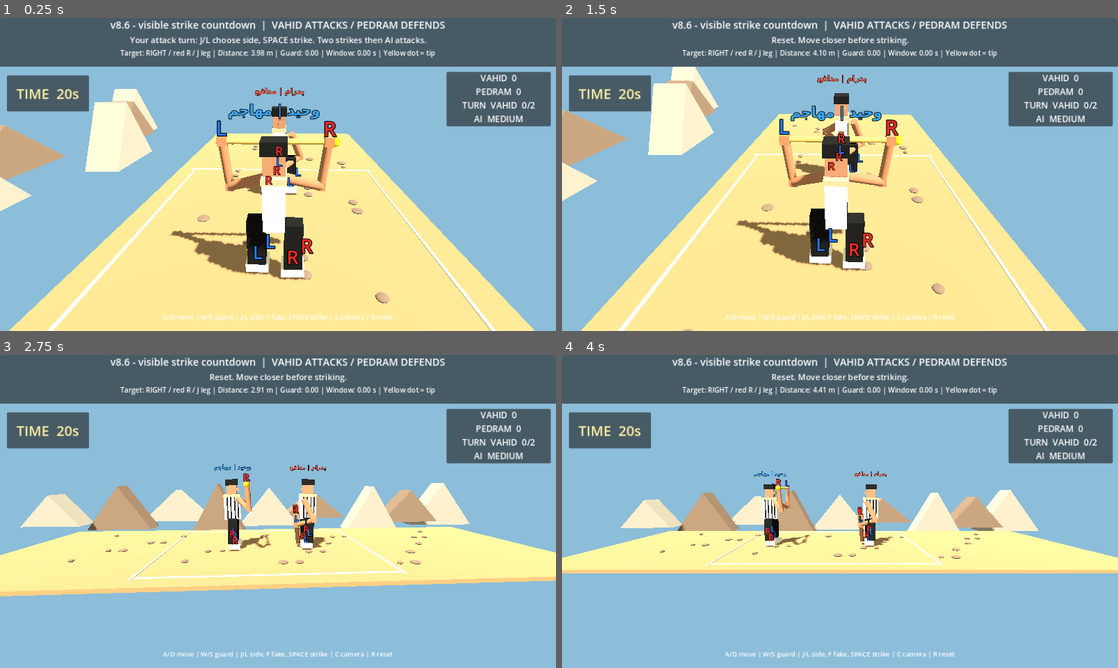
Above: before the commit, frames 1-4 (two rows, left to right).
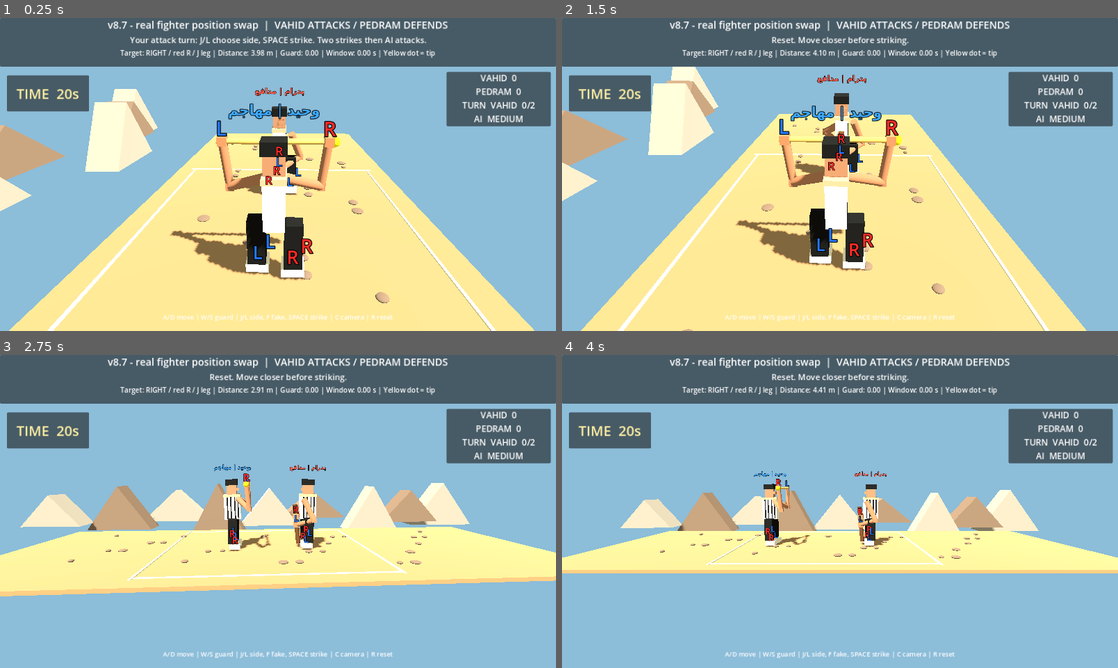
Above: after the commit, the same moments.

Repository: vahidainima-prog/tarke-darak-game
Game: Godot game, scene res://main.tscn
Same seed, same stepped clock (60 frames per second), same inputs: the game is played once before the commit and once after it.
Inputs:
- Up to frame 1 (0.25 s): no input
- Up to frame 2 (1.5 s): tap Enter at 0.5 s; hold D 0.53-1.28 s; tap R at 0.6, 1.35 s; tap Space at 0.77 s; hold S from 1.28 s (still down)
- Up to frame 3 (2.75 s): tap Space at 1.52 s; release S at 2.03 s; hold D from 2.03 s (still down); tap C at 2.1 s; tap R at 2.3 s
- Up to frame 4 (4 s): release D at 2.78 s; hold W 2.78-3.53 s; tap Tab at 2.85 s; tap Space at 3.02, 3.77 s; tap R at 3.05, 3.8 s; hold A from 3.53 s (still down); tap J at 3.6 s

The runs differ from the first frame. In frame 1, 1.0% of the frame differs, in the area x 19-81%, y 0-5%; in frame 2, 1.0%; in frame 3, 1.0%; in frame 4, 1.0%.

Commit message:
v8.7: swap Vahid and Pedram physical roles after each two-strike turn; preserve identity scores

Diff:
--- a/tarke_darak_godot_v2/main.gd
+++ b/tarke_darak_godot_v2/main.gd
@@ -2,7 +2,7 @@
 
 # Godot 4.x — visual mechanics test. Side camera looks along -Z.
 # Feint depth: negative Z is BEHIND the attacker; positive Z is IN FRONT.
-const BUILD_LABEL := "v8.6 - visible strike countdown"
+const BUILD_LABEL := "v8.7 - real fighter position swap"
 const DEF_X := 1.55
 const STRIKES_PER_TURN := 2
 const STRIKE_TIME_LIMIT := 20.0
@@ -397,8 +397,8 @@
 
 
 func update_fighter_names() -> void:
-	var vahid_name: Label3D = attacker.get_node("FighterName")
-	var pedram_name: Label3D = defender.get_node("FighterName")
+	var vahid_name: Label3D = get_node("Vahid/FighterName")
+	var pedram_name: Label3D = get_node("Pedram/FighterName")
 	vahid_name.text = "وحید | " + ("مدافع" if defending else "مهاجم")
 	pedram_name.text = "پدرام | " + ("مهاجم" if defending else "مدافع")
 
@@ -417,6 +417,13 @@
 				say("Turns change automatically after two strikes. Press R to restart.")
 			KEY_R:
 				defending = false
+				# Restore Vahid to the left attack role on reset.
+				if attacker.name != "Vahid":
+					var previous_attacker := attacker
+					attacker = defender
+					defender = previous_attacker
+				attacker.rotation.y = 0.0
+				defender.rotation.y = 0.0
 				strikes_used = 0
 				pending_turn_change = false
 				ai_attack_wait = 0.95
@@ -505,6 +512,17 @@
 	pending_turn_change = false
 	strikes_used = 0
 	defending = not defending
+	# Exchange the actual fighter nodes between physical roles. The attack
+	# and defense animations still use the left/right role coordinates.
+	var previous_attacker := attacker
+	attacker = defender
+	defender = previous_attacker
+	attacker.rotation.y = 0.0 if attacker.name == "Vahid" else PI
+	defender.rotation.y = PI if defender.name == "Vahid" else 0.0
+	attack_step_phase = 0.0
+	defend_step_phase = 0.0
+	last_attack_x = attack_x
+	last_defender_x = defender_x
 	strike_time_left = STRIKE_TIME_LIMIT
 	guard_shift = 0.0
 	guard_velocity = 0.0
@@ -881,7 +899,10 @@
 		swing = minf(1.0, swing + maxf(swing_speed, 0.30) * delta)
 		var result := check_sweep(old, swing, previous_guard, guard_ends())
 		if result == "block":
-			score_block += 100
+			if defending:
+				score_hit += 100
+			else:
+				score_block += 100
 			show_impact("BLOCK +100", Color(0.34, 0.83, 1.0))
 			say("SUCCESSFUL DEFENSE: correct side and timing! Defender +100")
 			impact_hold = 0.22
@@ -891,7 +912,10 @@
 			active_attack = false
 			swing = -1.0
 		elif result == "leg":
-			score_hit += 100
+			if defending:
+				score_block += 100
+			else:
+				score_hit += 100
 			show_impact("HIT +100", Color(1.0, 0.83, 0.30))
 			say("LEGAL CONTACT: terkeh reached below-knee target. Attacker +100")
 			impact_hold = 0.19
@@ -914,7 +938,10 @@
 	if attack_x < ARENA_LEFT or attack_x > ARENA_RIGHT:
 		attacker_out_time += delta
 		if attacker_out_time >= OUT_LIMIT and not attacker_out_penalized:
-			score_hit -= OUT_PENALTY
+			if defending:
+				score_block -= OUT_PENALTY
+			else:
+				score_hit -= OUT_PENALTY
 			attacker_out_penalized = true
 			say("ATTACKER OUT: 5 seconds outside arena! -100")
 	else:
@@ -923,7 +950,10 @@
 	if defender_x < ARENA_LEFT or defender_x > ARENA_RIGHT:
 		defender_out_time += delta
 		if defender_out_time >= OUT_LIMIT and not defender_out_penalized:
-			score_block -= OUT_PENALTY
+			if defending:
+				score_hit -= OUT_PENALTY
+			else:
+				score_block -= OUT_PENALTY
 			defender_out_penalized = true
 			say("DEFENDER OUT: 5 seconds outside arena! -100")
 	else:
